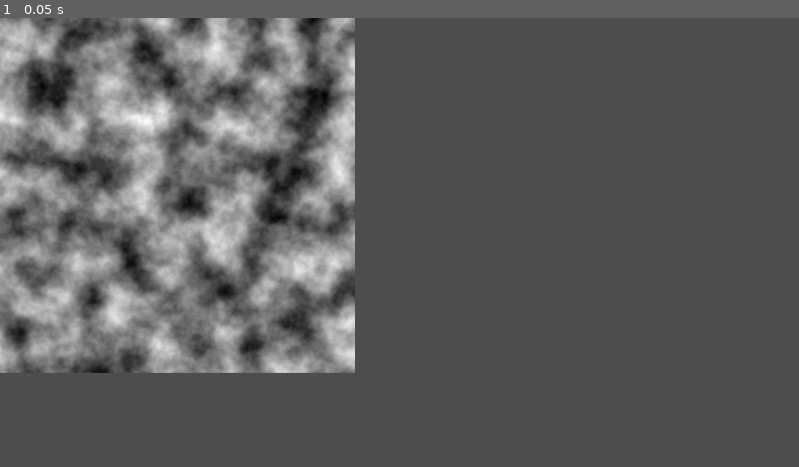
Above: before the commit, frame 1.
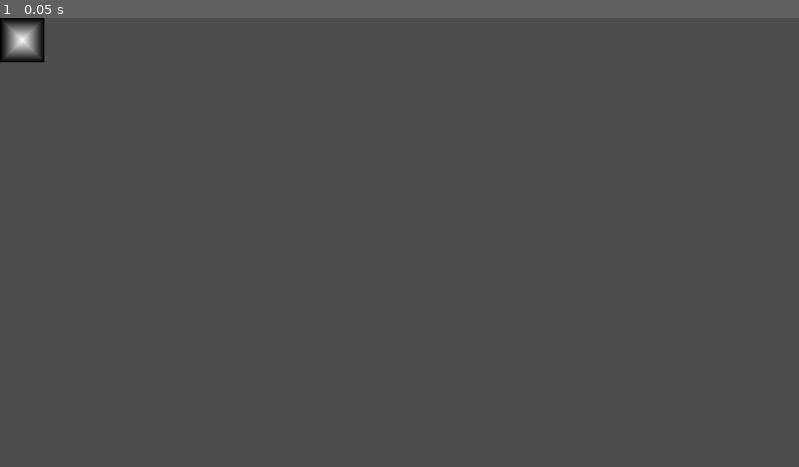
Above: after the commit, the same moment.

Repository: Dams4K/Tipe
Game: Godot game, scene res://erosion/viewer.tscn
Same seed, same stepped clock (60 frames per second), same inputs: the game is played once before the commit and once after it. The project has no main scene, so this scene is started directly.
Inputs:
- Up to frame 1 (0.05 s): no input

The runs differ from the first frame. In frame 1, 26% of the frame differs, in the area x 0-45%, y 0-80%.

Commit message:
some progress..

Diff:
--- a/erosion/erosion_texture2d.gd
+++ b/erosion/erosion_texture2d.gd
@@ -2,13 +2,24 @@
 extends Texture2D
 class_name ErosionTexture2D
 
-@export var base_texture: Texture2D
+@export_tool_button("Emit change") var emit_change_btn = emit_changed
+@export_tool_button("Next step") var next_step_button = func(): move_particle(current_pt, current_image)
+
+
+@export var base_texture: Texture2D :
+	set(v):
+		base_texture = v
+		texture = base_texture
 
 var texture: Texture2D
+
+var current_pt := Particle.new()
+var current_image: Image
 
 #region Particle class
 class Particle extends Object:
 	var pos := Vector2.ZERO
+	## Should always be normalized
 	var dir := Vector2.ZERO
 
 	## Value between 0 and 1.[br]
@@ -16,13 +27,81 @@
 	## 0 mean the previous direction will be ignored
 	var inertia := 0.4
 
-	var _vel: float # _ because idk if i will use this
-	var water: float = 0.0 # water stored
-	var sediment: float = 0.0 # setiment stored
+	## water stored
+	var water: float = 0.0
+	## setiment stored
+	var sediment: float = 0.0
+	## Used to prevent the capacity from falling to 0[br]
+	## => allow erosion on flatter terrain
+	var p_min_slope: float = 0.5
+
+	var p_capacity: float = 1.0
+
+	func move(image: Image) -> void:
+		pos = (pos + dir.normalized()).clamp(Vector2.ZERO, image.get_size())
 
 	func get_pixel_pos() -> Vector2i:
 		return Vector2i(pos)
 #endregion
+
+
+#region Erosion functions
+func get_gradient(pt: Particle, image: Image) -> Vector2:
+	var pixel_pos := pt.get_pixel_pos()
+
+	var bottom_edge := image.get_height() == pixel_pos.y+1
+	var right_edge := image.get_width() == pixel_pos.x+1
+
+	#- Color (height) of the image at the pixel (x, y)
+	# If the particle is at one edge of the image, we just get the color at pixel_pos
+	var Pxy : float =  image.get_pixelv(pixel_pos).r
+	var Px1y: float =  image.get_pixelv(pixel_pos + Vector2i.RIGHT * int(not right_edge)).r
+	var Pxy1: float =  image.get_pixelv(pixel_pos + Vector2i.DOWN  * int(not bottom_edge)).r
+	var Px1y1: float = image.get_pixelv(pixel_pos + Vector2i.ONE   * int(not (right_edge or bottom_edge))).r
+
+	# u = uv.x
+	# v = uv.y
+	# values between [0, 1[
+	var uv: Vector2 = pt.pos - Vector2(pixel_pos)
+
+	return Vector2(
+		(Px1y - Pxy) * (1 - uv.y) + (Px1y1 - Pxy1) * uv.y,
+		(Pxy1 - Pxy) * (1 - uv.x) + (Px1y1 - Px1y) * uv.x
+	)
+
+func move_particle(pt: Particle, image: Image):
+	# WARNING: DEBUG
+	if image == null:
+		current_image = base_texture.get_image()
+		image = current_image
+
+	var h_old = get_image_height(pt.get_pixel_pos(), image)
+
+	var g := get_gradient(pt, image)
+	var dir_new := pt.dir * pt.inertia - g * (1 - pt.inertia)
+
+	pt.dir = dir_new
+	pt.move(image)
+
+	#WARNING: DEBUG
+	print(pt.pos)
+	current_image.set_pixelv(pt.pos, Color.RED)
+	current_image.save_png("res://debug.png")
+
+	var h_new = get_image_height(pt.get_pixel_pos(), image)
+
+	var h_dif = h_new - h_old
+
+	## h_dif > 0: the new pos is higher, sediment has been dropped at the old pos
+	## h_dif < 0: the carry capacity c must be calculated
+
+	if h_dif < 0:
+		var c = max(-h_dif, pt.p_min_slope) * pt.water * pt.p_capacity
+
+func get_image_height(pos: Vector2i, image: Image)  -> float:
+	return image.get_pixelv(pos).r
+#endregion
+
 
 #region Texture2D functions
 func _get_height() -> int:
@@ -67,29 +146,7 @@
 		return
 
 	texture.draw_rect_region(to_canvas_item, rect, src_rect, modulate, transpose, clip_uv)
+
+func _get_rid():
+	texture.get_rid()
 #endregion
-
-#region Erosion functions
-func get_gradient(pt: Particle, image: Image) -> Vector2:
-	var pixel_pos := pt.get_pixel_pos()
-
-	var bottom_edge := image.get_height() == pixel_pos.y+1
-	var right_edge := image.get_width() == pixel_pos.x+1
-
-	#- Color (height) of the image at the pixel (x, y)
-	# If the particle is at one edge of the image, we just get the color at pixel_pos
-	var Pxy : float =  image.get_pixelv(pixel_pos).r
-	var Px1y: float =  image.get_pixelv(pixel_pos + Vector2i.RIGHT * int(not right_edge)).r
-	var Pxy1: float =  image.get_pixelv(pixel_pos + Vector2i.DOWN  * int(not bottom_edge)).r
-	var Px1y1: float = image.get_pixelv(pixel_pos + Vector2i.ONE   * int(not (right_edge or bottom_edge))).r
-
-	# u = uv.x
-	# v = uv.y
-	# values between [0, 1[
-	var uv: Vector2 = pt.pos - Vector2(pixel_pos)
-
-	return Vector2(
-		(Px1y - Pxy) * (1 - uv.y) + (Px1y1 - Pxy1) * uv.y,
-		(Pxy1 - Pxy) * (1 - uv.x) + (Px1y1 - Px1y) * uv.x
-	)
-#endregion
--- a/erosion/viewer.tscn
+++ b/erosion/viewer.tscn
@@ -2,16 +2,21 @@
 
 [ext_resource type="Script" path="res://erosion/erosion_texture2d.gd" id="1_jdsm7"]
 
-[sub_resource type="FastNoiseLite" id="FastNoiseLite_klht6"]
+[sub_resource type="Gradient" id="Gradient_28w0u"]
+colors = PackedColorArray(1, 1, 1, 1, 0, 0, 0, 1)
 
-[sub_resource type="NoiseTexture2D" id="NoiseTexture2D_nvi1f"]
-noise = SubResource("FastNoiseLite_klht6")
+[sub_resource type="GradientTexture2D" id="GradientTexture2D_ss1qx"]
+gradient = SubResource("Gradient_28w0u")
+fill = 2
+fill_from = Vector2(0.5, 0.5)
+fill_to = Vector2(1, 1)
+metadata/_snap_enabled = true
 
 [sub_resource type="Texture2D" id="Texture2D_q3pu0"]
 resource_local_to_scene = false
 resource_name = ""
 script = ExtResource("1_jdsm7")
-texture = SubResource("NoiseTexture2D_nvi1f")
+base_texture = SubResource("GradientTexture2D_ss1qx")
 
 [node name="Viewer" type="Control"]
 layout_mode = 3
Binary file added: debug.png
Not shown, added: debug.png.import
Not shown, added: .editorconfig
